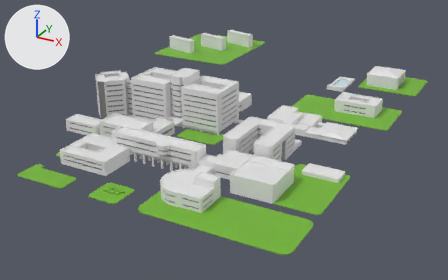
Two versions of the glTF model public/models/kyutech_map.glb, one commit apart.
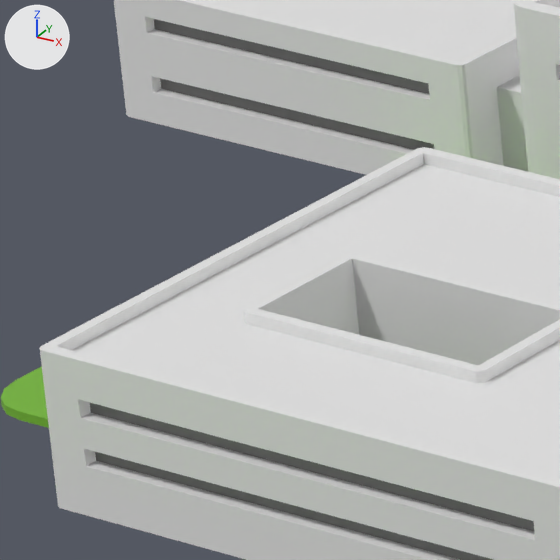
The first picture shows the older version from a camera (50 mm lens) standing at (232.0, -354.0, 177.0) and looking at (8.0, 53.0, -27.0). The close-ups show both versions on the part from 13% to 23% of the width and 43% to 60% of the height of that picture; other places that the commit changed are outside them. The lights are fixed; the arrows at upper left show +X, +Y and +Z. Where no turn or scale is listed for an object, it has been applied to the vertices.

Objects in the first close-up: 'インキュベーション施設', '平面.008', '情報基盤センター', '情報基盤センター通路', '研究管理棟'.
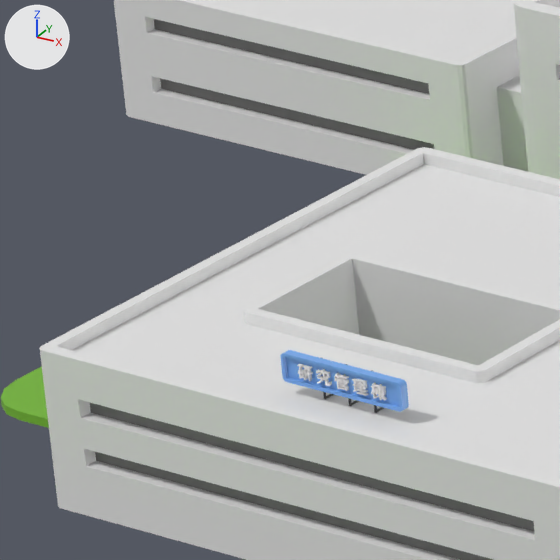
The change, as a list of edits to the scene's bpy script:
```text
Add mat_マテリアル_001:
    mat_マテリアル_001 = principled_material('マテリアル.001')
    mat_マテリアル_001.base_color = (0.00989, 0.0113, 0.0138)  # black #191c1f
Add mat_マテリアル_002:
    mat_マテリアル_002 = principled_material('マテリアル.002')
    mat_マテリアル_002.base_color = (1.0, 1.0, 1.0)  # white #ffffff
Add mat_material_002:
    mat_material_002 = principled_material('Material.002')
    mat_material_002.base_color = (0.184, 0.413, 0.88)  # blue #77acf1
    mat_material_002.roughness = 0.4
Add me_立方体_047:
    me_立方体_047.from_pydata(...)  # 24 vertices, 44 faces; spans x -0.05..0.05, y -0.07..0.92, z -1.23..1.23
    me_立方体_047.materials.append(mat_マテリアル_001)  # black #191c1f
Add me_テキスト_008:
    me_テキスト_008.from_pydata(...)  # 2780 vertices, 5564 faces; spans x 0.04..6.06, y -0.14..0.14, z -0.08..0.81
    me_テキスト_008.materials.append(mat_マテリアル_002)  # white #ffffff
Add me_cube_006:
    me_cube_006.from_pydata(...)  # 120 vertices, 236 faces; spans x -1.49..1.0, y -7.18..1.7, z -1.0..1.0
    me_cube_006.materials.append(mat_material_002)  # blue #77acf1
Add ob_立方体_003:
    ob_立方体_003 = bpy.data.objects.new('立方体.003', me_立方体_047)
    ob_立方体_003.location = (-16.12, -82.17, 10.31)
Add ob_立方体_002:
    ob_立方体_002 = bpy.data.objects.new('立方体.002', me_立方体_047.copy())
    ob_立方体_002.location = (-19.64, -82.17, 10.31)
Add ob_立方体_001:
    ob_立方体_001 = bpy.data.objects.new('立方体.001', me_立方体_047.copy())
    ob_立方体_001.location = (-17.88, -82.17, 10.31)
Add ob_テキスト_002:
    ob_テキスト_002 = bpy.data.objects.new('テキスト.002', me_テキスト_008)
    ob_テキスト_002.location = (-20.95, -82.61, 10.32)
Add ob_cube:
    ob_cube = bpy.data.objects.new('Cube', me_cube_006)
    ob_cube.location = (-20.45, -82.42, 10.69)
    ob_cube.rotation_euler = (0.0, 0.0, -1.571)  # degrees (0, 0, -90)
    ob_cube.scale = (-0.2, -0.94, -0.857)
```

Pixel boxes (x1, y1, x2, y2) of what changed, in the close-ups (560 x 560 px):
'Cube', added (blue)
    after: (280, 350, 409, 412)
'テキスト.002', added
    after: (297, 364, 387, 401)
'立方体.003', added
    after: (371, 370, 384, 413)
'立方体.001', added
    after: (346, 364, 359, 406)
'立方体.002', added
    after: (321, 357, 334, 399)
